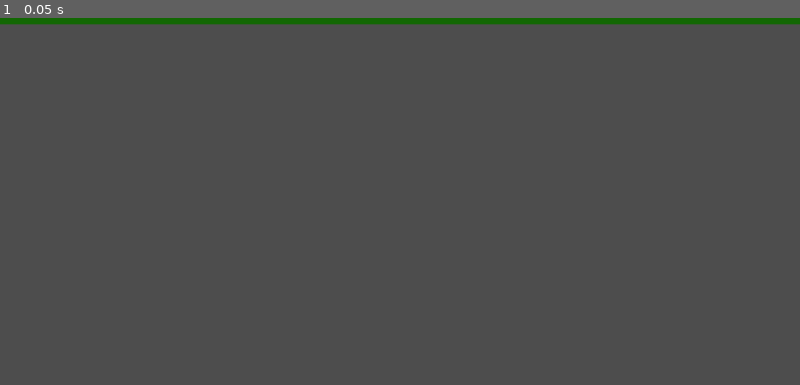
Above: before the commit, frame 1.
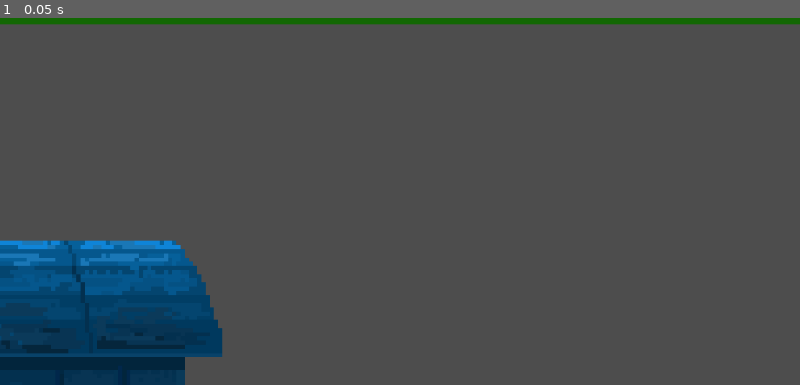
Above: after the commit, the same moment.

Repository: NevenIlincic/Commanders-Defense
Game: Godot game, scene res://Scenes/Test_Scene.tscn
Same seed, same stepped clock (60 frames per second), same inputs: the game is played once before the commit and once after it.
Inputs:
- Up to frame 1 (0.05 s): no input

The runs differ from the first frame. In frame 1, 10% of the frame differs, in the area x 0-28%, y 60-100%.

Commit message:
[ADD] Tower/Hangar design

Diff:
--- a/Godot/Scenes/Bullet/bullet.gd
+++ b/Godot/Scenes/Bullet/bullet.gd
@@ -55,6 +55,8 @@
 		self.remove_bullet_from_scene()
 	if hit_area.is_in_group("Other_Player_Hitbox"):
 		self.remove_bullet_from_scene()
+	if hit_area.is_in_group("tower_hit_box"):
+		self.remove_bullet_from_scene()
 
 func handle_server_response(bullet_snaposhot: Dictionary):
 	target_position = Vector2(bullet_snaposhot["position"][0], bullet_snaposhot["position"][1]) * METER_TO_PIXEL + visual_offset
--- a/Godot/Scenes/Test_Scene.tscn
+++ b/Godot/Scenes/Test_Scene.tscn
@@ -1,7 +1,8 @@
-[gd_scene load_steps=10 format=4 uid="uid://dukkchisoemyd"]
+[gd_scene load_steps=11 format=4 uid="uid://dukkchisoemyd"]
 
 [ext_resource type="Script" uid="uid://clbhcsd7a756v" path="res://Scenes/test_scene.gd" id="1_mrf6p"]
 [ext_resource type="Texture2D" uid="uid://c12360gehmwch" path="res://Sprites/ground/ground.png" id="2_mrf6p"]
+[ext_resource type="PackedScene" uid="uid://cp6hbd6whngwd" path="res://Scenes/Tower.tscn" id="3_mwjvy"]
 
 [sub_resource type="TileSetAtlasSource" id="TileSetAtlasSource_mwjvy"]
 texture = ExtResource("2_mrf6p")
@@ -87,3 +88,6 @@
 [node name="CollisionShape2D" type="CollisionShape2D" parent="Right_Wall/Area2D"]
 position = Vector2(0, -4)
 shape = SubResource("RectangleShape2D_jq7r5")
+
+[node name="Tower" parent="." instance=ExtResource("3_mwjvy")]
+position = Vector2(-32, 256)
--- /dev/null
+++ b/Godot/Scenes/Tower.tscn
@@ -0,0 +1,20 @@
+[gd_scene load_steps=3 format=3 uid="uid://cp6hbd6whngwd"]
+
+[ext_resource type="Texture2D" uid="uid://2fh2ijyiat78" path="res://Sprites/tower/tower-hangar.png" id="1_ry8d0"]
+
+[sub_resource type="RectangleShape2D" id="RectangleShape2D_ry8d0"]
+size = Vector2(320, 224)
+
+[node name="Tower" type="Node2D"]
+
+[node name="Tower-Hangar_Sprite" type="Sprite2D" parent="."]
+texture_filter = 1
+texture_repeat = 1
+scale = Vector2(3, 3)
+texture = ExtResource("1_ry8d0")
+
+[node name="Hit_Box" type="Area2D" parent="." groups=["tower_hit_box"]]
+
+[node name="CollisionShape2D" type="CollisionShape2D" parent="Hit_Box"]
+position = Vector2(0, 80)
+shape = SubResource("RectangleShape2D_ry8d0")
--- a/Godot/Scenes/player.gd
+++ b/Godot/Scenes/player.gd
@@ -283,15 +283,23 @@
 func _on_right_indicator_area_entered(area: Area2D) -> void:
 	if area.is_in_group("solids"):
 		can_move_right = false
+	if area.is_in_group("tower_hit_box"):
+		can_move_right = false
 
 func _on_right_indicator_area_exited(area: Area2D) -> void:
 	if area.is_in_group("solids"):
 		can_move_right = true
+	if area.is_in_group("tower_hit_box"):
+		can_move_right = true
 
 func _on_left_indicator_area_entered(area: Area2D) -> void:
 	if area.is_in_group("solids"):
 		can_move_left = false
+	if area.is_in_group("tower_hit_box"):
+		can_move_left = false
 
 func _on_left_indicator_area_exited(area: Area2D) -> void:
 	if area.is_in_group("solids"):
 		can_move_left = true
+	if area.is_in_group("tower_hit_rbox"):
+		can_move_left = true
--- a/Godot/project.godot
+++ b/Godot/project.godot
@@ -25,6 +25,10 @@
 
 window/stretch/mode="canvas_items"
 window/stretch/scale=2.0
+
+[global_group]
+
+tower_hit_box=""
 
 [input]
 
Binary file added: Godot/Sprites/tower/tower-hangar.png
Not shown, added: Godot/Sprites/tower/tower-hangar.png.import
Not shown, changed: server/src/entities.rs
